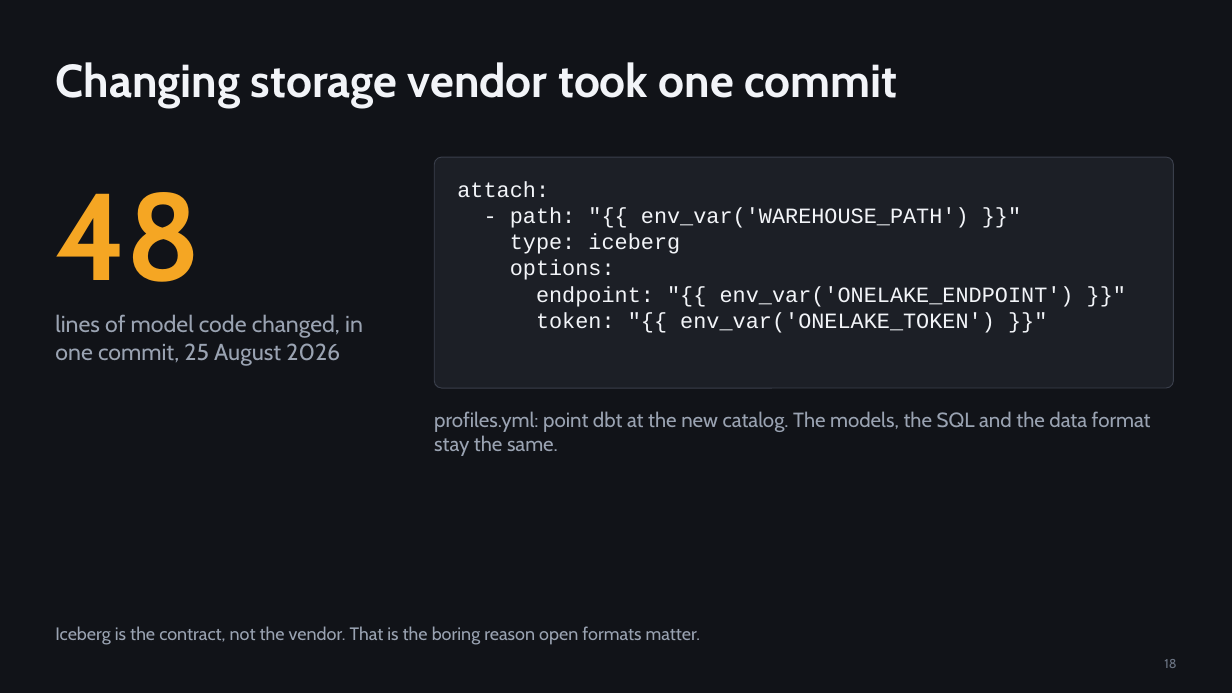
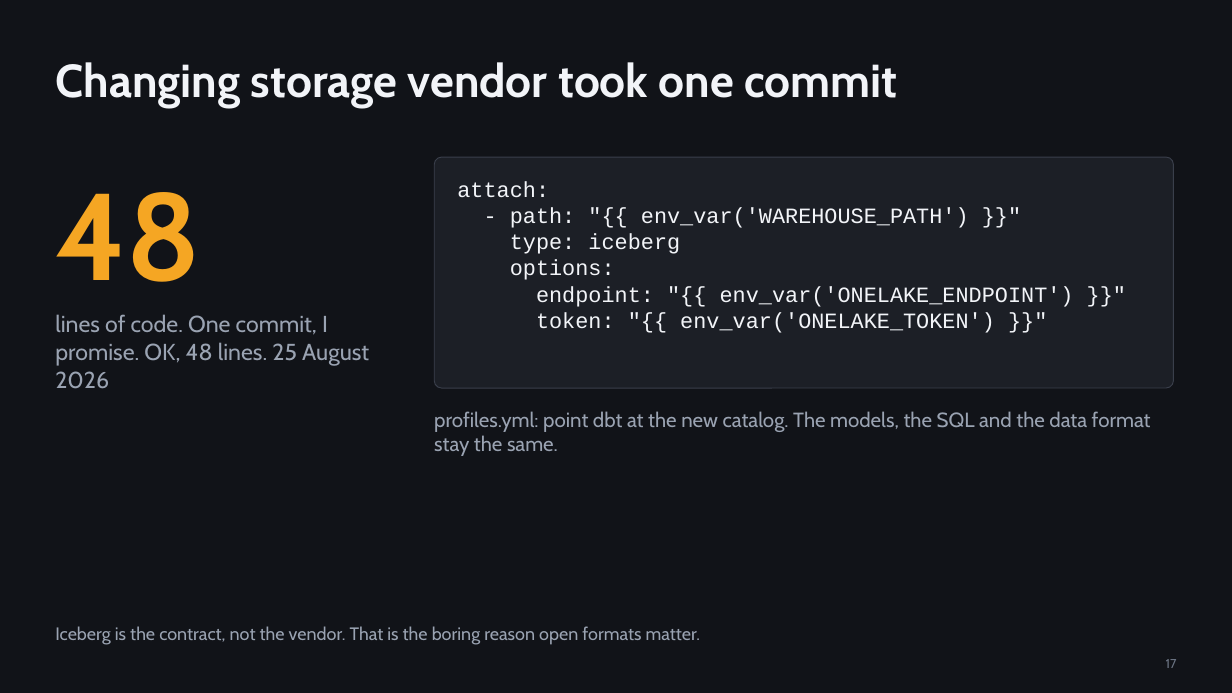
Before and after one commit to djouallah/presentations, a slide deck: slide 17 of analytics-as-code/analytics-as-code.pptx (slide 18 before the commit). Drawn at 1232x693 pixels with LibreOffice and Linux fonts; fonts in the diff are those of the drawing. Boxes give left, top, right and bottom in pixels: in the first picture for what was removed or moved away, otherwise in the second. Text is boxed around its words. In the diff, an @@ line names an element or a change of style, - is before the commit and + after.

```diff
--- a/analytics-as-code/analytics-as-code.pptx
+++ b/analytics-as-code/analytics-as-code.pptx
@@ text at <box>55,314,369,389</box>: text changed @@
-lines of model code changed, in one commit, 25 August 2026
+lines of code. One commit, I promise. OK, 48 lines. 25 August 2026
@@ page number at <box>1166,659,1177,668</box>: text changed @@
-18
+17
```
Also in this commit, not shown: 1 slide removed, 12 other files.
